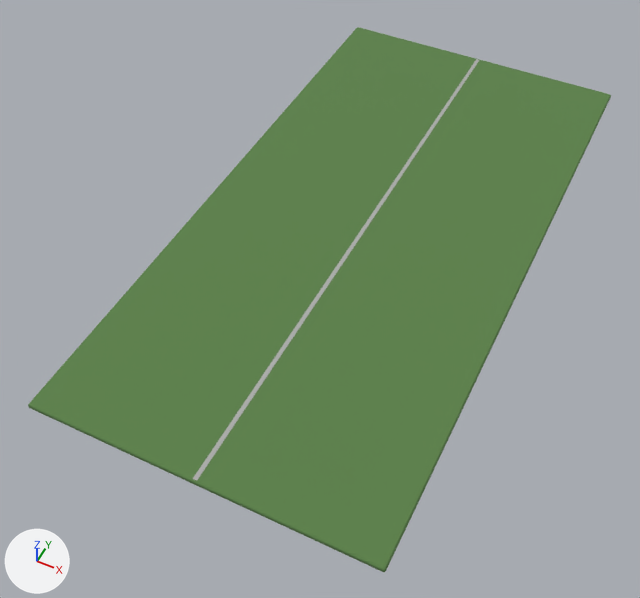
Renders of the glTF model development/3d models/resource/Feature Me Behavior/Holdnote.glb from each side of a commit.
Both versions are drawn from a 50 mm lens placed at (3.03, -3.36, 7.55), pointed at (-0.22, 3.14, -0.58). Arrows for +X, +Y and +Z are at lower left; the lights stay in place. Where no turn or scale is listed for an object, it has been applied to the vertices.

The scene before the commit, as lines of its bpy script (objects in view):
```python
mat_base = principled_material('Base')
mat_base.base_color = (0.106, 0.221, 0.0674)  # green #5c8249
mat_base.roughness = 1.0
me_body1_001 = bpy.data.meshes.new('Body1.001')
me_body1_001.from_pydata(...)  # 330 vertices, 656 faces; spans x -2.0..2.0, y -4.0..4.0, z -4.0..-3.95
me_body1_001.materials.append(mat_base)  # green #5c8249
me_body2_001 = bpy.data.meshes.new('Body2.001')
me_body2_001.from_pydata(...)  # 14 vertices, 24 faces; spans x -0.03..0.02, y -3.97..3.97, z -3.95
me_body2_001.materials.append(mat_line)  # grey #aaaaaa
ob_line = bpy.data.objects.new('Line', me_body2_001)
ob_line.location = (0.0, 4.0, 4.0)
ob_notebase = bpy.data.objects.new('NoteBase', me_body1_001)
ob_notebase.location = (0.0, 4.0, 4.0)
```
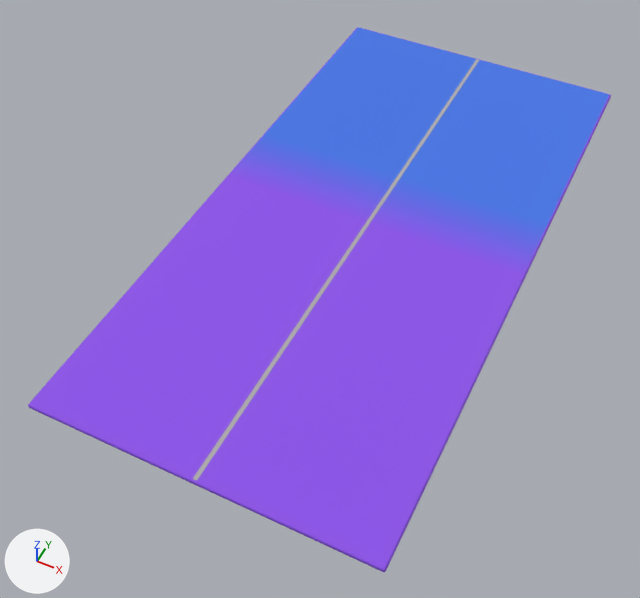
Where the change shows, as pixel boxes (x1, y1, x2, y2) in the pictures (640 x 598 px):
'NoteBase', surface changed: (28, 27, 611, 572) in both

Diff of the bpy script that builds the scene:
```diff
--- a/development/3d models/resource/Feature Me Behavior/Holdnote.glb.py
+++ b/development/3d models/resource/Feature Me Behavior/Holdnote.glb.py
@@ img_holdnotematerial @@
+img_holdnotematerial = load_image('holdnoteMaterial', '_unpacked/holdnoteMaterial', 1024, 1024, 'sRGB')
@@ mat_base @@
 mat_base = principled_material('Base')
-mat_base.base_color = (0.106, 0.221, 0.0674)  # green #5c8149
+mat_base.texture = img_holdnotematerial
 mat_base.roughness = 1.0
```
